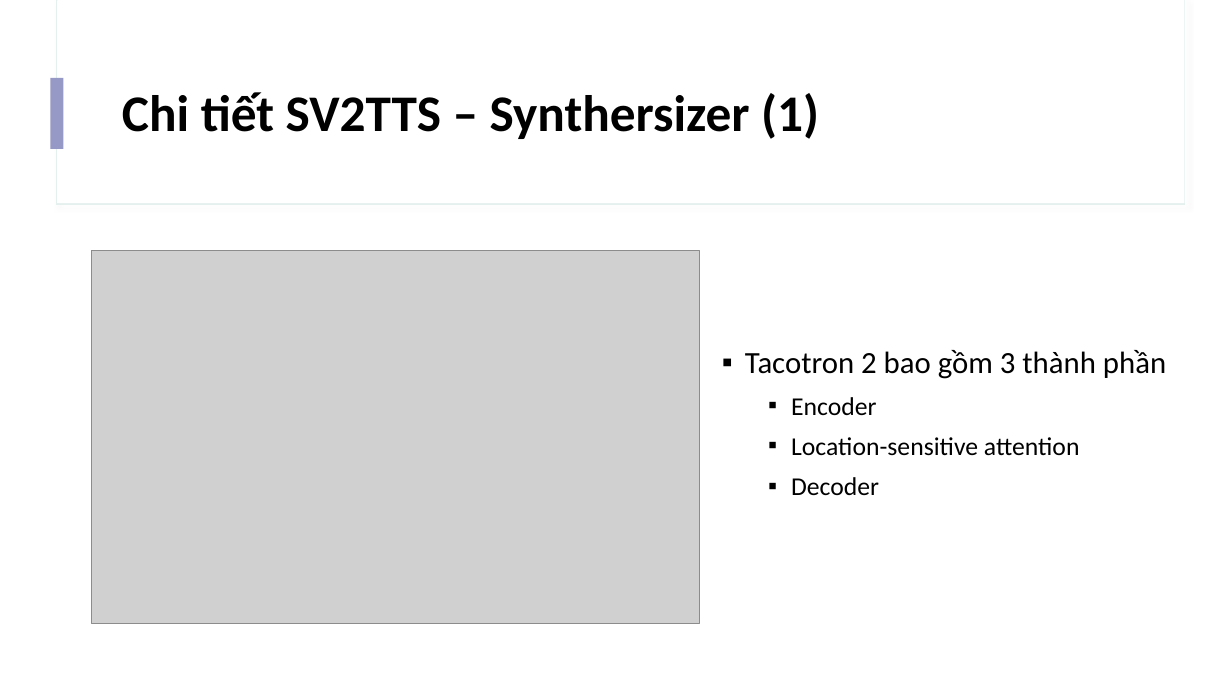
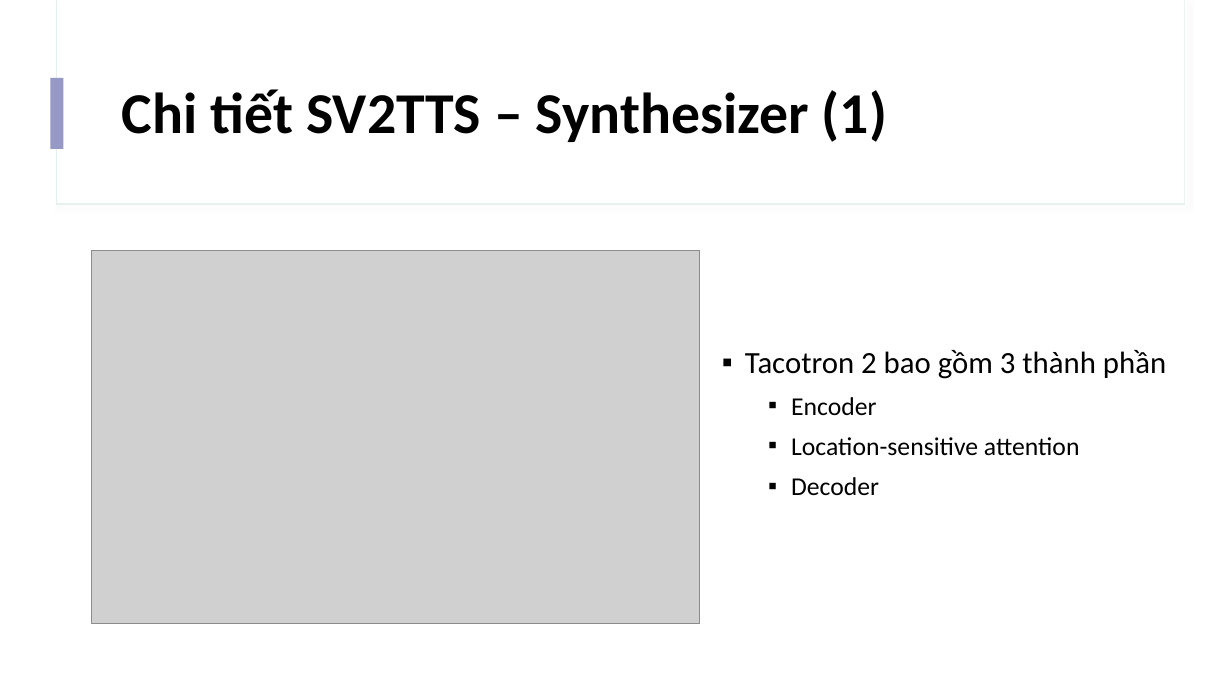
Before and after one commit to IrisStream/Machine-Learning, a slide deck: slide 16 of Voice_Cloning/Slide.pptx. Drawn at 1232x693 pixels with LibreOffice and Linux fonts; fonts in the diff are those of the drawing; grey boxes stand for pictures. Boxes give left, top, right and bottom in pixels: in the first picture for what was removed or moved away, otherwise in the second. Text is boxed around its words. In the diff, an @@ line names an element or a change of style, - is before the commit and + after.

Commit message:
synthesizer: encoder + attention

```diff
--- a/Voice_Cloning/Slide.pptx
+++ b/Voice_Cloning/Slide.pptx
@@ title at <box>122,89,887,142</box>: text changed; size 40 to 45 pt @@
-Chi tiết SV2TTS – Synthersizer (1)
+Chi tiết SV2TTS – Synthesizer (1)
```
Also in this commit, not shown: 5 other slides changed, 1 slide added.
